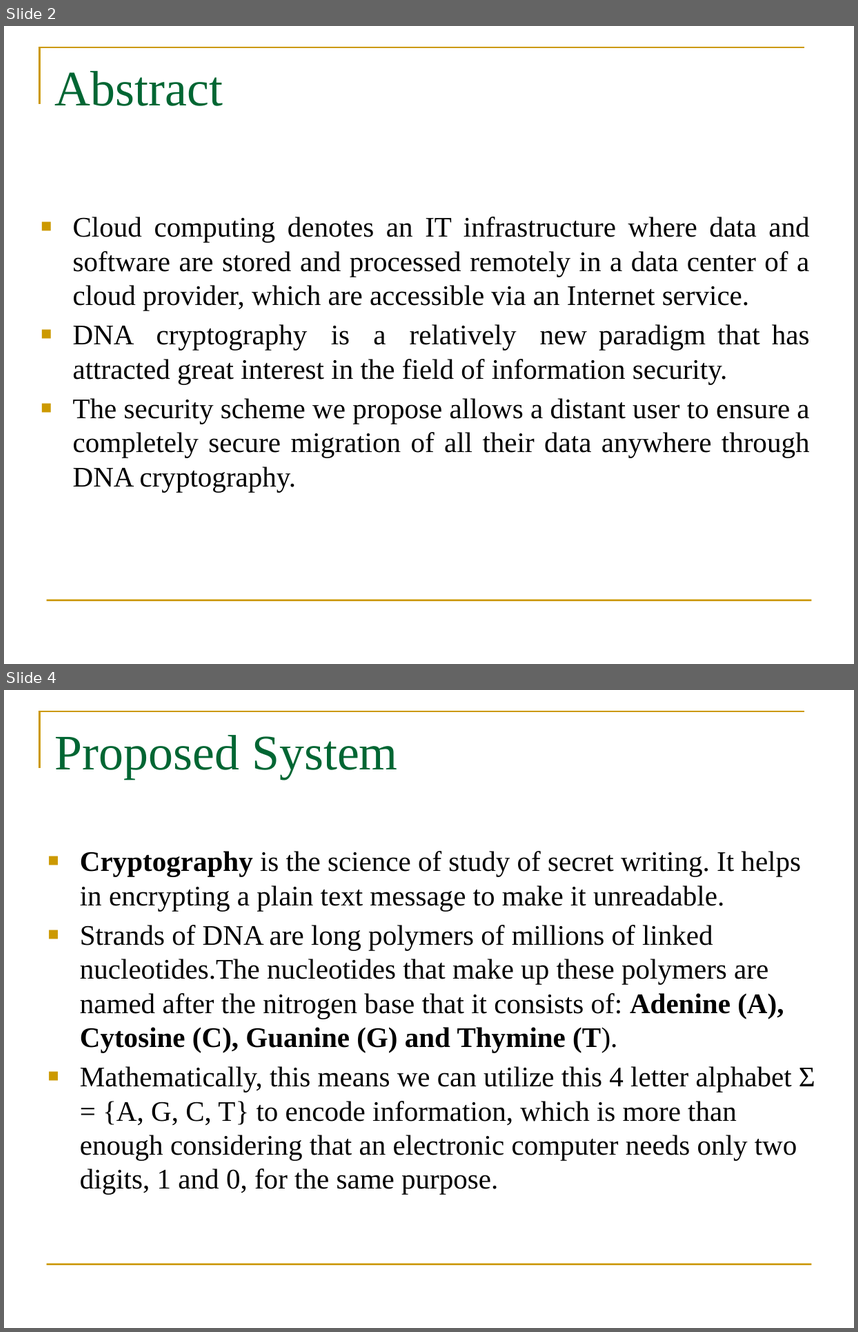
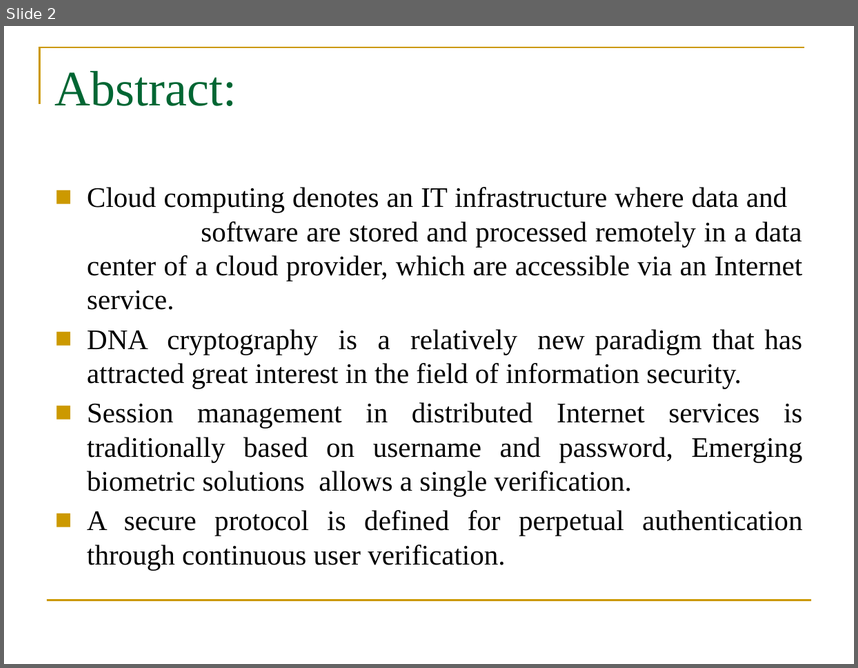
Before and after one commit to Lakshmi544-lab/A5-SRIT-2020, a slide deck: DNA for review0.pptx. Shown one above the other, each under a label of ours: slides 2 and 4 before the commit, slide 2 after it; the slides between them are not shown. The pictures are 858x1332 and 858x668 pixels, drawn with LibreOffice and Linux fonts; fonts in the diff are those of the drawing; background and template pictures are left out. Boxes give left, top, right and bottom in pixels: in the first picture for what was removed or moved away, otherwise in the second. Text is boxed around its words. In the diff, an @@ line names an element or a change of style, - is before the commit and + after.

```diff
--- a/DNA for review0.pptx
+++ b/DNA for review0.pptx
@@ slide 4 removed at [4,690,854,1328], background #FFFFFF; not listed: 2 template elements that a slide beside it also shows @@
@@ title removed at [55,735,397,779] @@
-Proposed System
@@ text removed at [80,851,815,1194] @@
-■ Cryptography is the science of study of secret writing. It helps in encrypting a plain text message to make it unreadable.
-■ Strands of DNA are long polymers of millions of linked nucleotides.The nucleotides that make up these polymers are named after the nitrogen base that it consists of: Adenine (A), Cytosine (C), Guanine (G) and Thymine (T).
-■ Mathematically, this means we can utilize this 4 letter alphabet Σ = {A, G, C, T} to encode information, which is more than enough considering that an electronic computer needs only two digits, 1 and 0, for the same purpose.
@@ slide 2 changed as well @@
@@ title at [55,71,237,106]: text changed @@
-Abstract
+Abstract:
@@ text "Cloud computing denotes an IT ...": place and size @@
-text "Cloud computing denotes an IT ..." at [73,216,810,492]
+text "Cloud computing denotes an IT ..." at [87,187,803,570]
@@ text at [87,402,802,570]: text changed @@
-■ The security scheme we propose allows a distant user to ensure a completely secure migration of all their data anywhere through DNA cryptography.
+■ Session management in distributed Internet services is traditionally based on username and password, Emerging biometric solutions allows a single verification.
+■ A secure protocol is defined for perpetual authentication through continuous user verification.
```
Also in this commit, not shown: 3 other slides changed, 10 slides added, 3 other slides removed.
